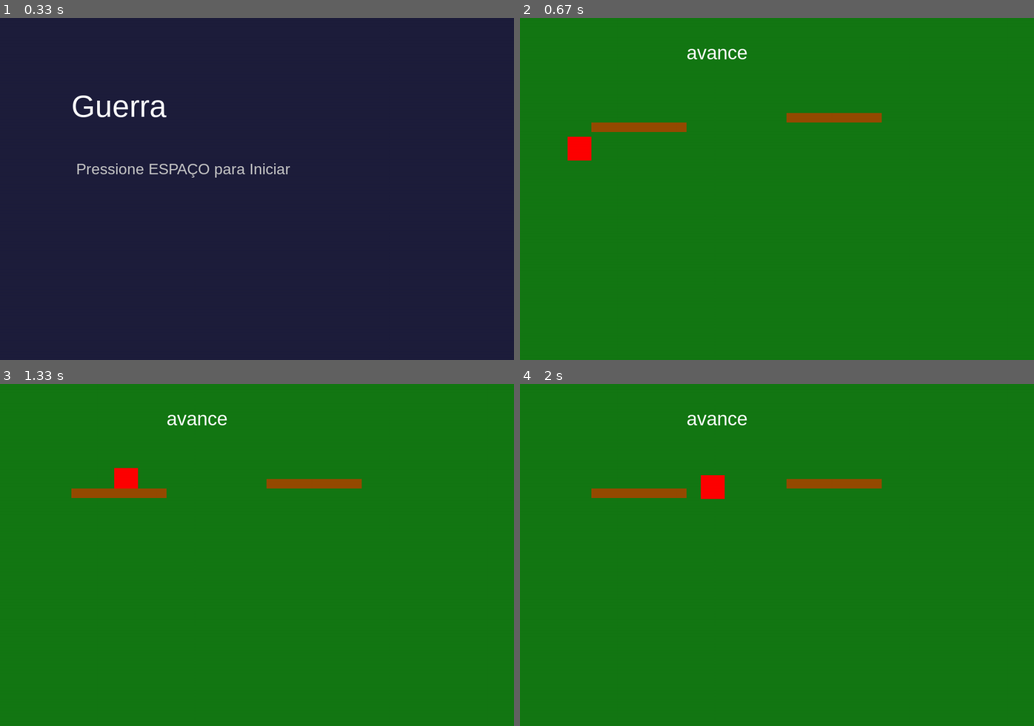
Above: before the commit, frames 1-4 (two rows, left to right).
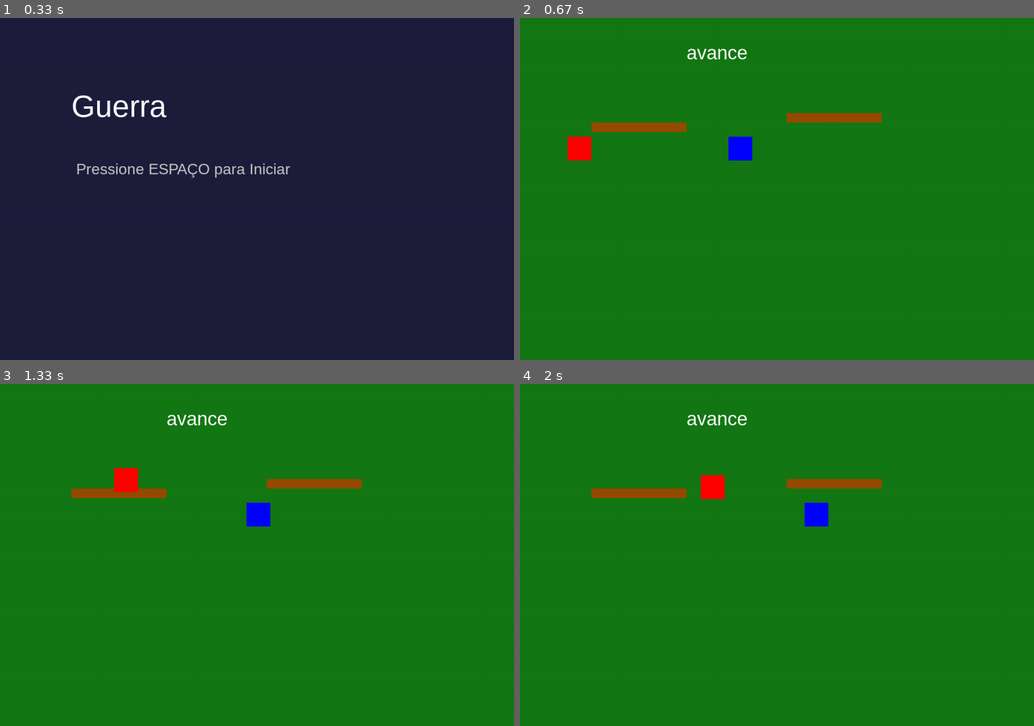
Above: after the commit, the same moments.

Repository: PedrooLino/jogo-topicos-de-computacao
Game: pygame game, started from main.py
Two runs of this game, one before a commit and one after it. Both use one fixed random seed, a clock stepped at 60 frames per second and the inputs below.
Inputs:
- Up to frame 1 (0.33 s): no input
- Up to frame 2 (0.67 s): tap Space at 0.33 s
- Up to frame 3 (1.33 s): hold D 0.67-1.13 s; hold W from 1.17 s (still down)
- Up to frame 4 (2 s): release W at 1.47 s; hold D 1.5-1.97 s

Frame 1 is identical in both runs. In frame 2, 0.3% of the frame differs, in the area x 40-46%, y 34-42%; in frame 3, 0.4%, in the area x 22-53%, y 30-42%; in frame 4, 0.3%.

Commit message:
inimigo + colisão + menu de morte

Diff:
--- a/objects/enemy.py
+++ b/objects/enemy.py
@@ -0,0 +1,40 @@
+import pygame
+from objects.game_object import GameObject
+
+class Enemy(GameObject):
+    def __init__(self, x, y, width=50, height=50, speed=2):
+        super().__init__(x, y)
+        self.width = width
+        self.height = height
+        self.speed = speed
+        self.vel_y = 0
+        self.gravity = 0.5
+        self.jumping = False
+
+    def update(self, platforms, ground_y):
+        # Exemplo de movimentação simples: vai e volta horizontalmente
+        self.x += self.speed
+        if self.x + self.width > 800 or self.x < 0:  # Limites da tela
+            self.speed *= -1
+
+        # Gravidade e colisão com chão/plataformas
+        self.vel_y += self.gravity
+        self.y += self.vel_y
+
+        enemy_rect = pygame.Rect(self.x, self.y, self.width, self.height)
+        for plat in platforms:
+            if (enemy_rect.bottom - self.vel_y <= plat.top and
+                enemy_rect.bottom >= plat.top and
+                enemy_rect.right > plat.left and
+                enemy_rect.left < plat.right):
+                self.y = plat.top - self.height
+                self.vel_y = 0
+                self.jumping = False
+
+        if self.y + self.height >= ground_y:
+            self.y = ground_y - self.height
+            self.vel_y = 0
+            self.jumping = False
+
+    def draw(self, screen):
+        pygame.draw.rect(screen, (0, 0, 255), (self.x, self.y, self.width, self.height))
--- a/scenes/GameWorld.py
+++ b/scenes/GameWorld.py
@@ -1,6 +1,7 @@
 import pygame
 from scenes.GameScene import GameScene
 from objects.player import Player
+from objects.enemy import Enemy
 
 class GameWorld(GameScene):
 
@@ -9,14 +10,20 @@
         self.font = pygame.font.SysFont("Arial", 40)
         self.ground_y = 300
 
-        # Plataformas
+        # Plataformas (x, y, largura, altura)
         self.platforms = [
             pygame.Rect(150, 220, 200, 20),
             pygame.Rect(560, 200, 200, 20)
         ]
 
-        # Player como objeto
+        # Player
         self.player = Player(100, self.ground_y - 50)
+
+        # Lista de inimigos
+        self.enemies = [
+            Enemy(400, self.ground_y - 50),
+            #Enemy(700, self.ground_y - 50)
+        ]
 
     def handle_events(self, events):
         for event in events:
@@ -26,16 +33,39 @@
                     self.next_scene = MainMenu()
 
     def update(self):
+        # Atualiza o player
         keys = pygame.key.get_pressed()
         self.player.handle_input(keys)
         self.player.update(self.platforms, self.ground_y)
 
+        # Atualiza todos os inimigos
+        for enemy in self.enemies:
+            enemy.update(self.platforms, self.ground_y)
+
+        # Verifica colisão com inimigos
+        player_rect = pygame.Rect(self.player.x, self.player.y, self.player.width, self.player.height)
+
+        for enemy in self.enemies:
+            enemy_rect = pygame.Rect(enemy.x, enemy.y, enemy.width, enemy.height)
+            if player_rect.colliderect(enemy_rect):
+                from scenes.death_menu import DeathMenu
+                self.next_scene = DeathMenu()
+
     def render(self, screen):
+        # Fundo
         screen.fill((20, 120, 20))
+
+        # Desenha plataformas
+        for plat in self.platforms:
+            pygame.draw.rect(screen, (150, 75, 0), plat)
+
+        # Desenha player
         self.player.draw(screen)
 
+        # Desenha inimigos
+        for enemy in self.enemies:
+            enemy.draw(screen)
+
+        # Texto exemplo
         text = self.font.render("avance", True, (255, 255, 255))
         screen.blit(text, (350, 50))
-
-        for plat in self.platforms:
-            pygame.draw.rect(screen, (150, 75, 0), plat)
--- /dev/null
+++ b/scenes/death_menu.py
@@ -0,0 +1,22 @@
+import pygame
+from scenes.GameScene import GameScene
+
+class DeathMenu(GameScene):
+    def __init__(self):
+        super().__init__()
+        self.font = pygame.font.SysFont("Arial", 50)
+
+    def handle_events(self, events):
+        for event in events:
+            if event.type == pygame.KEYDOWN:
+                if event.key == pygame.K_SPACE:
+                    from scenes.main_menu import MainMenu
+                    self.next_scene = MainMenu()
+
+    def update(self):
+        pass
+
+    def render(self, screen):
+        screen.fill((0, 0, 0))
+        text = self.font.render("Você morreu! Pressione ESPAÇO", True, (255, 0, 0))
+        screen.blit(text, (100, 200))
